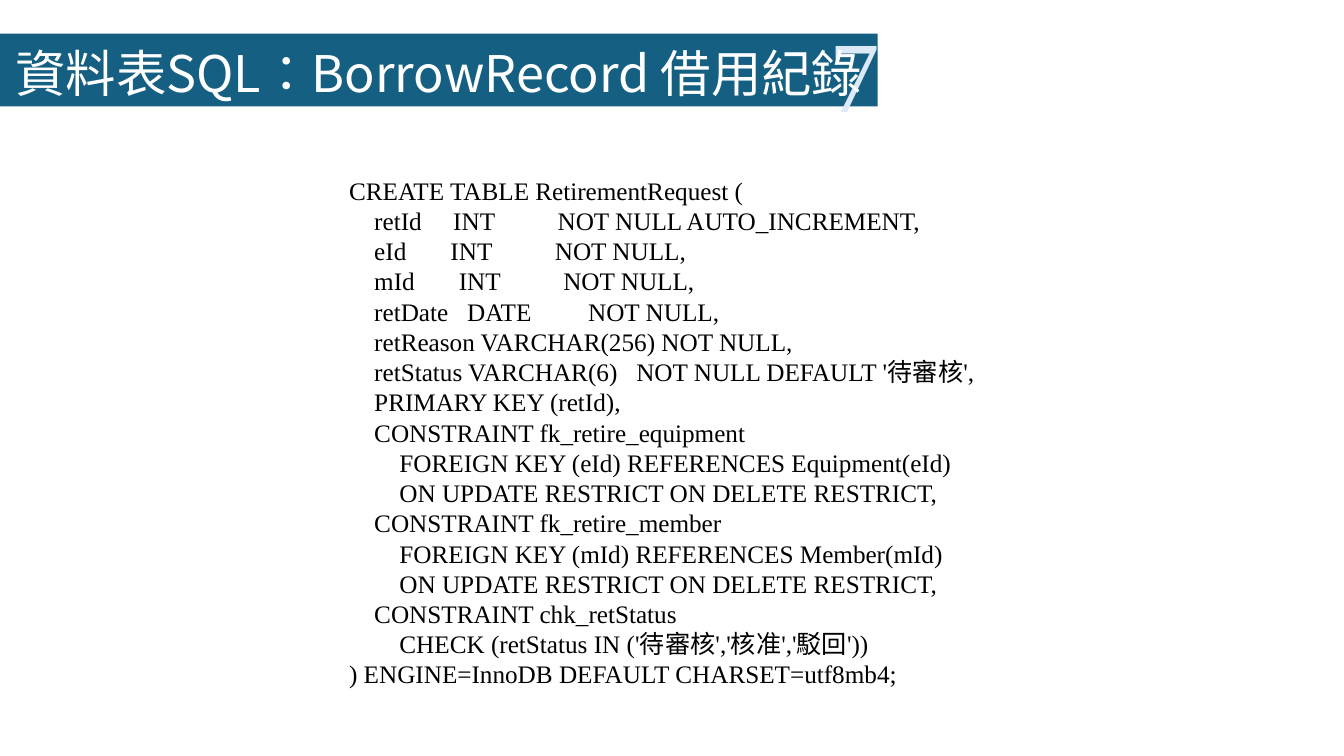
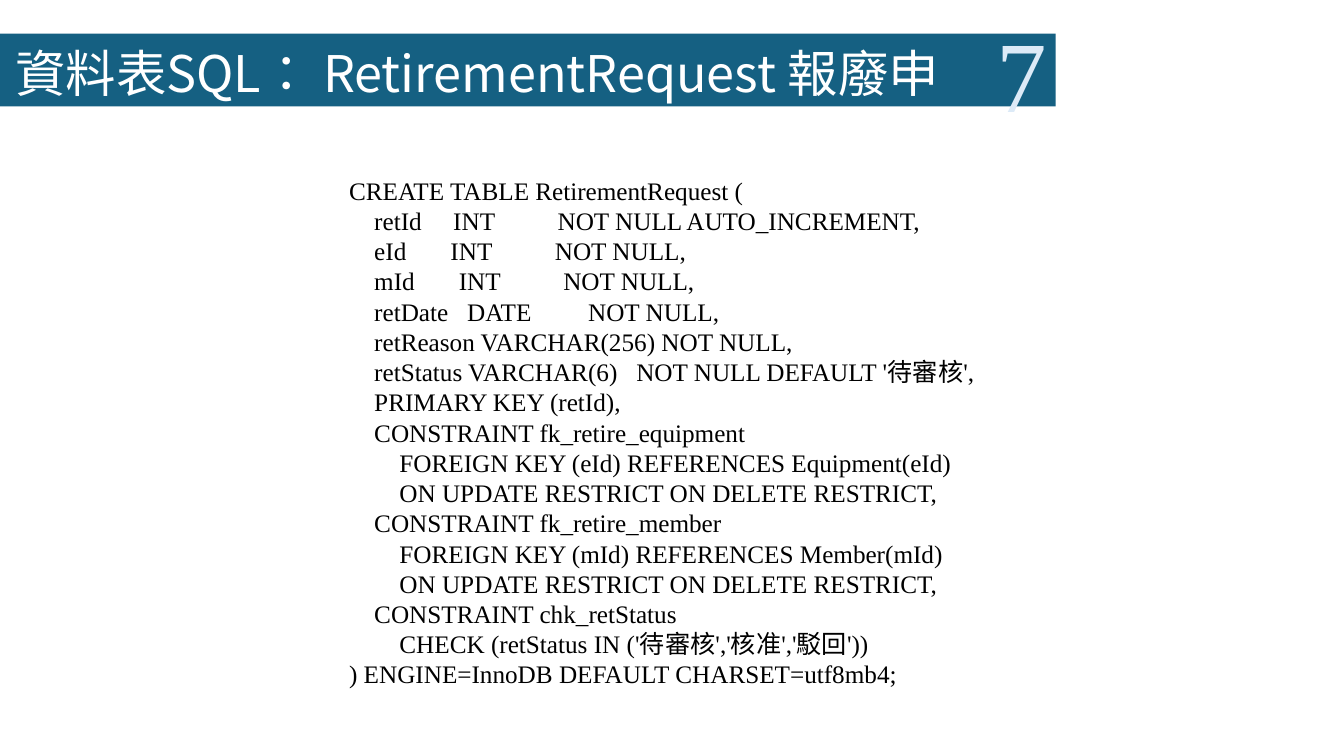
Before and after one commit to LazyEmotionO/NFU_DATABASE, a slide deck: slide 27 of 第四組_資料庫系統期末Part II簡報.pptx. Drawn at 1344x756 pixels with LibreOffice and Linux fonts; fonts in the diff are those of the drawing. Boxes give left, top, right and bottom in pixels: in the first picture for what was removed or moved away, otherwise in the second. Text is boxed around its words. In the diff, an @@ line names an element or a change of style, - is before the commit and + after.

```diff
--- a/第四組_資料庫系統期末Part II簡報.pptx
+++ b/第四組_資料庫系統期末Part II簡報.pptx
@@ text "7": place and size @@
-text "7" at (830,33,880,131)
+text "7" at (996,33,1046,131)
@@ rectangle: place and size @@
-rectangle at (0,33,878,106)
+rectangle at (0,33,1057,106)
@@ text at (15,49,939,107): text changed @@
-資料表SQL：BorrowRecord 借用紀錄
+資料表SQL： RetirementRequest 報廢申請錄
```
Also in this commit, not shown: 13 other slides changed, 1 slide added.
